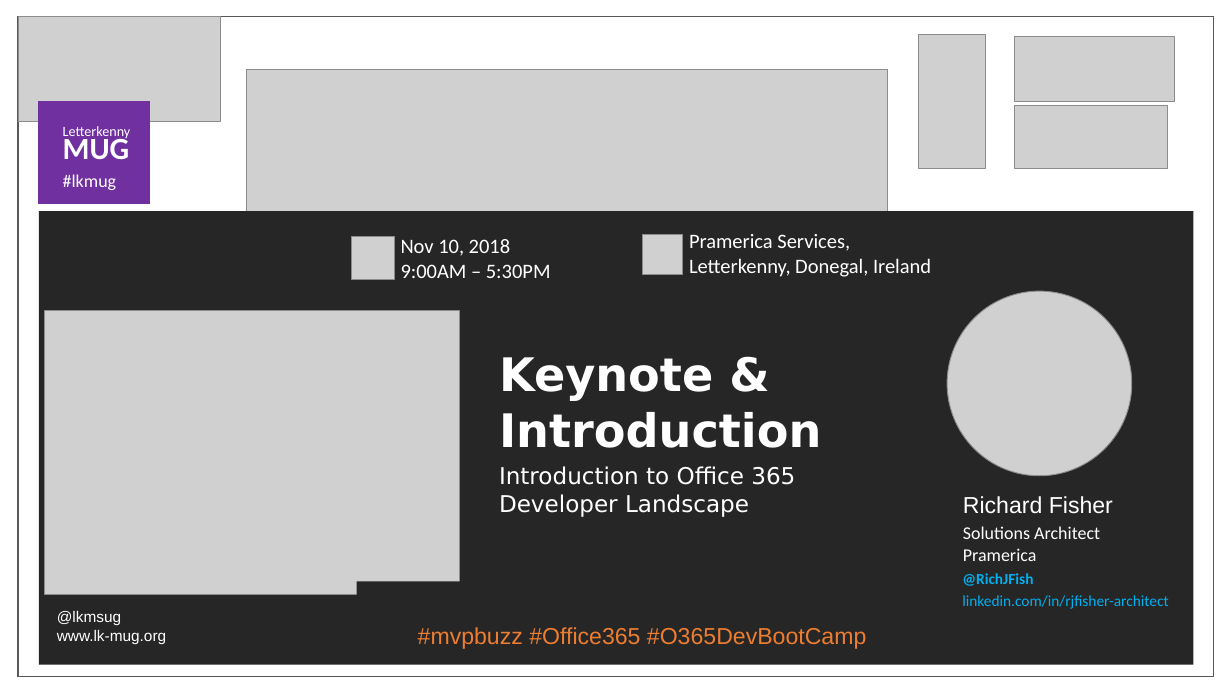
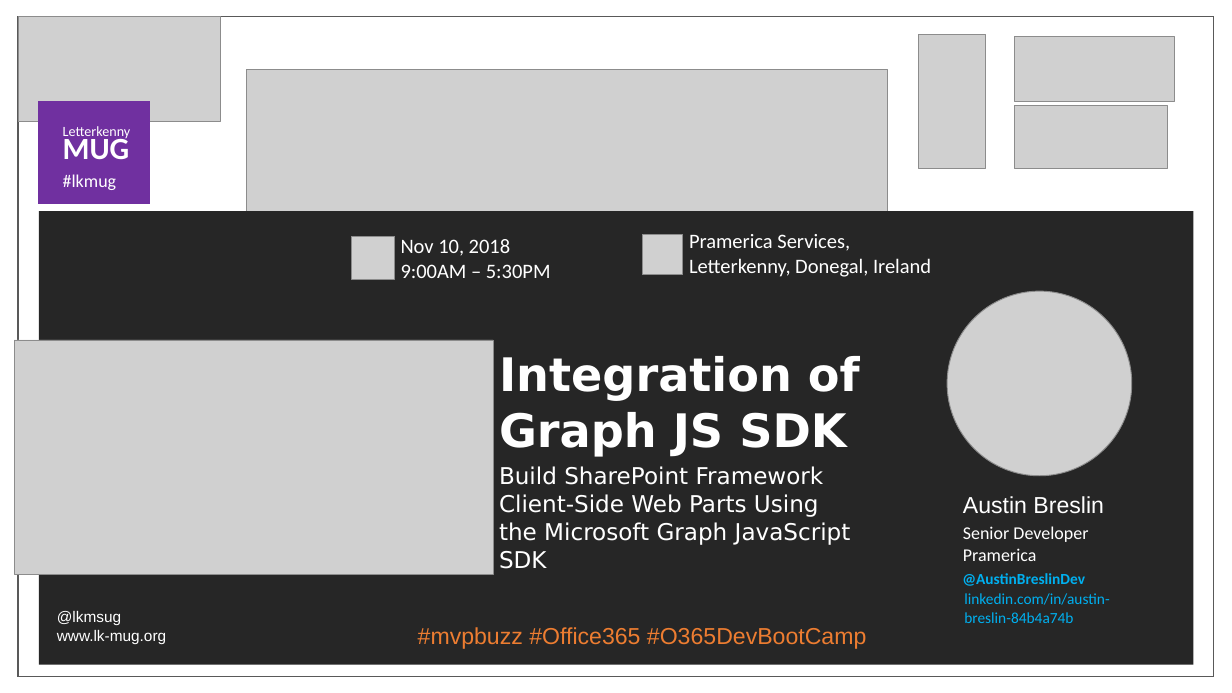
Before and after one commit to LK-MUG/Global-O365-Dev-BootCamp-2018, a slide deck: slide 6 of Presentations/Marketing/Event-Marketing-Slide.pptx (slide 5 before the commit). Drawn at 1232x693 pixels with LibreOffice and Linux fonts; fonts in the diff are those of the drawing; grey boxes stand for pictures. Boxes give left, top, right and bottom in pixels: in the first picture for what was removed or moved away, otherwise in the second. Text is boxed around its words. In the diff, an @@ line names an element or a change of style, - is before the commit and + after.

```diff
--- a/Presentations/Marketing/Event-Marketing-Slide.pptx
+++ b/Presentations/Marketing/Event-Marketing-Slide.pptx
@@ picture: place and size @@
-picture at bbox=[45, 311, 460, 595]
+picture at bbox=[14, 340, 493, 574]
@@ text at bbox=[499, 356, 860, 457]: text changed @@
-Keynote & Introduction
+Integration of Graph JS SDK
@@ text at bbox=[499, 466, 851, 545]: text changed @@
-Introduction to Office 365 Developer Landscape
+Build SharePoint Framework Client-Side Web Parts Using the Microsoft Graph JavaScript SDK
@@ text at bbox=[963, 496, 1104, 514]: text changed @@
-Richard Fisher
+Austin Breslin
@@ text at bbox=[963, 526, 1088, 542]: text changed @@
-Solutions Architect
+Senior Developer
@@ rectangle removed at bbox=[357, 581, 490, 603] @@
@@ text at bbox=[962, 573, 1085, 586]: text changed @@
-@RichJFish
+@AustinBreslinDev
@@ text at bbox=[964, 593, 1109, 623]: text changed @@
-linkedin.com/in/rjfisher-architect
+linkedin.com/in/austin-breslin-84b4a74b
```
Also in this commit, not shown: 2 other slides changed, 3 slides added.
